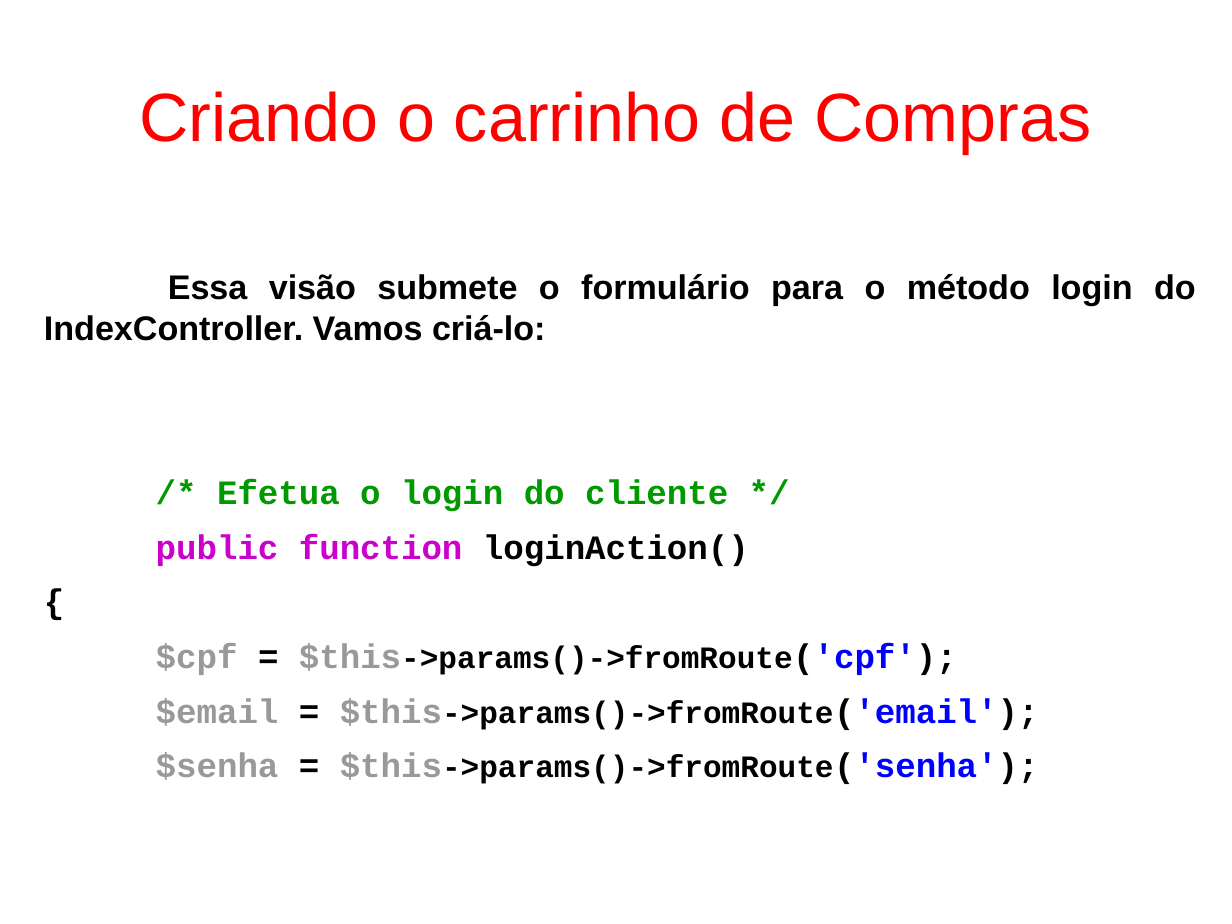
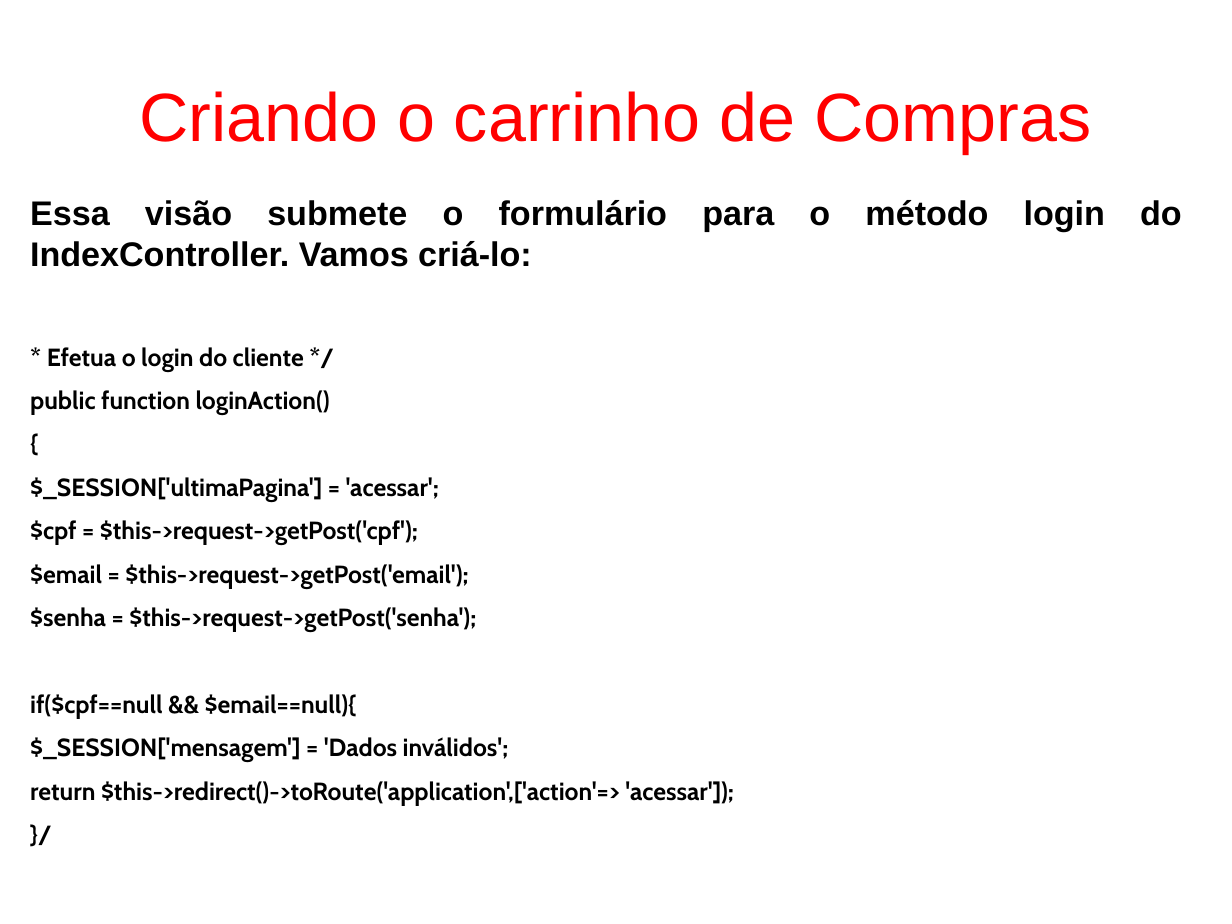
Before and after one commit to fgsl/lojasacme, a slide deck: slide 105 of docs/tutorial.odp (slide 106 before the commit). Drawn at 1232x924 pixels with LibreOffice and Linux fonts; fonts in the diff are those of the drawing. Boxes give left, top, right and bottom in pixels: in the first picture for what was removed or moved away, otherwise in the second. Text is boxed around its words. In the diff, an @@ line names an element or a change of style, - is before the commit and + after.

Commit message:
Implementar o método acessar da classe IndexController #55

```diff
--- a/docs/tutorial.odp
+++ b/docs/tutorial.odp
@@ text "Essa visão submete o formulário ...": place and size @@
-text "Essa visão submete o formulário ..." at [44,274,1196,784]
+text "Essa visão submete o formulário ..." at [30,200,734,805]
@@ text at [47,347,304,371]: text changed; size 22 to 16 pt; font Courier New to Cabin; text colour #009900 to #000000 @@
-/* Efetua o login do cliente */
+* Efetua o login do cliente */
@@ text at [30,390,330,415]: size 22 to 16 pt, font Courier New to Cabin in "public function loginAction()", "{"; text colour #CC00CC to #000000 in "public function" @@
@@ text at [30,477,734,805]: text changed; size 20 to 16 pt; font Courier New to Cabin @@
-$cpf = $this->params()->fromRoute('cpf');
-$email = $this->params()->fromRoute('email');
-$senha = $this->params()->fromRoute('senha');
+$_SESSION['ultimaPagina'] = 'acessar';
+$cpf = $this->request->getPost('cpf');
+$email = $this->request->getPost('email');
+$senha = $this->request->getPost('senha');
+if($cpf==null && $email==null){
+$_SESSION['mensagem'] = 'Dados inválidos';
+return $this->redirect()->toRoute('application',['action'=> 'acessar']);
+}/
```
Also in this commit, not shown: 24 other slides changed, 2 slides added, 7 slides removed, 5 other files.
